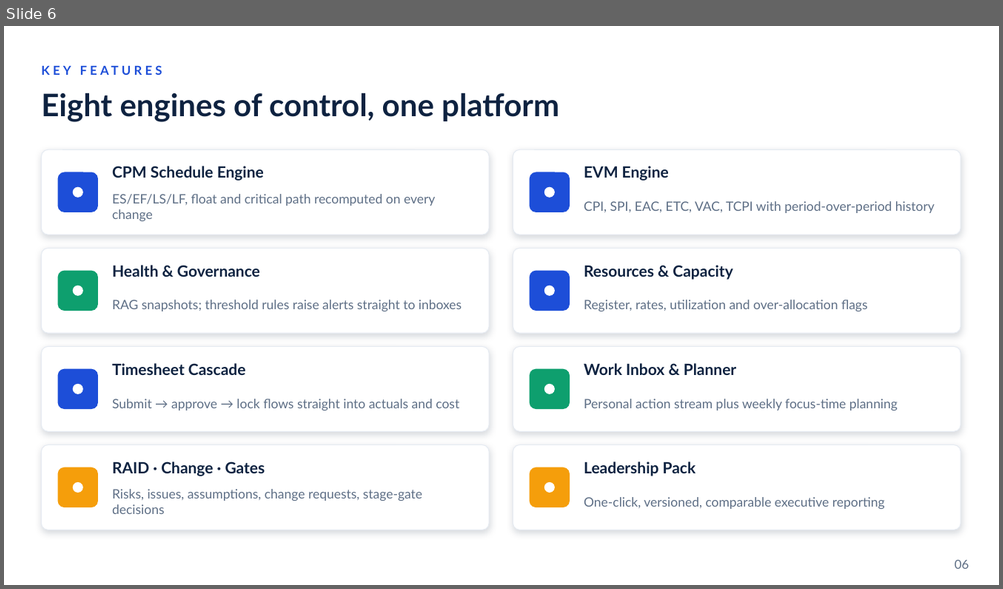
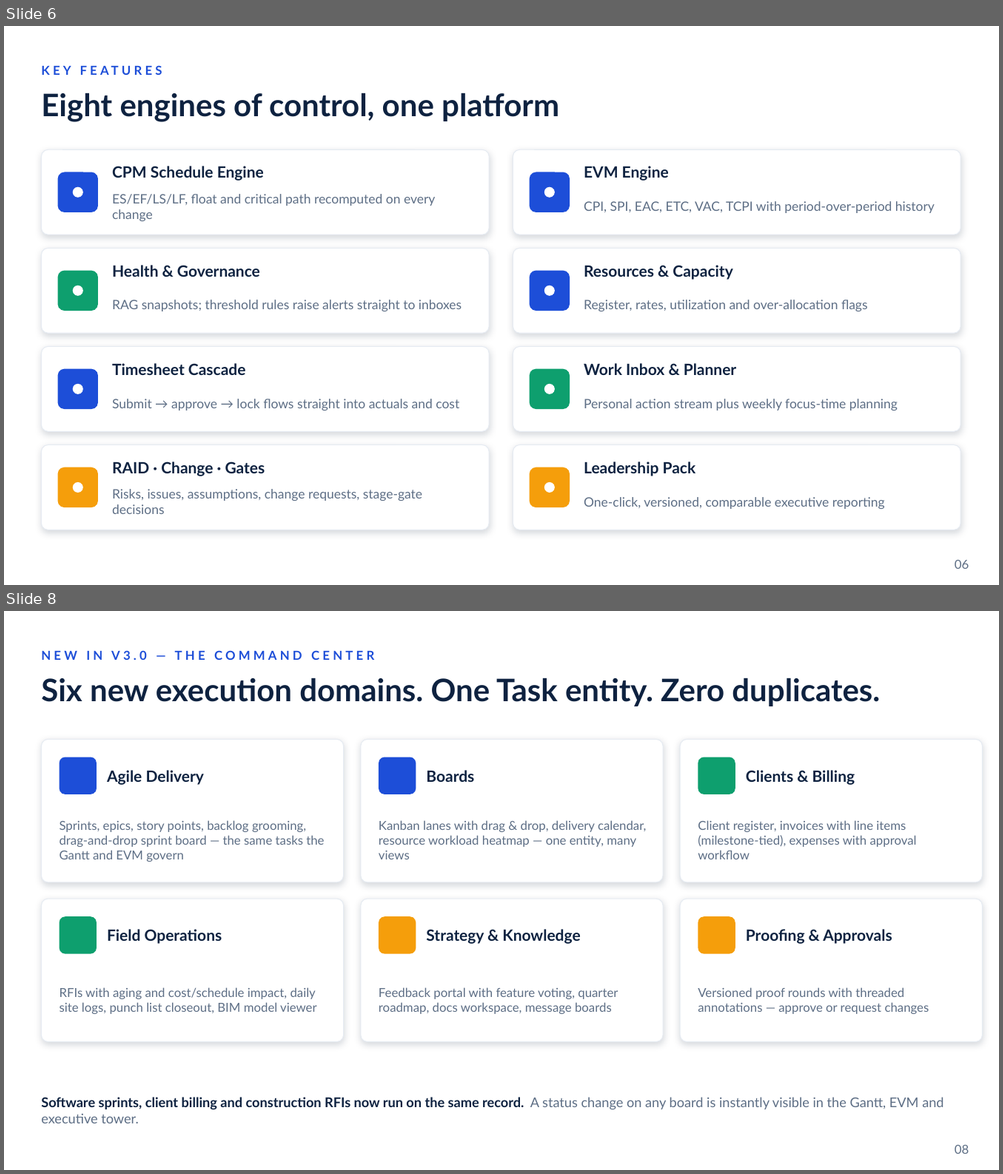
Before and after one commit to KesavSpartan/PM-Control-Tower, a slide deck: Important Documents/SALES-DECK.pptx. Shown one above the other, each under a label of ours: slide 6 before the commit, slides 6 and 8 after it; the slides between them are not shown. The pictures are 1003x589 and 1003x1174 pixels, drawn with LibreOffice and Linux fonts; fonts in the diff are those of the drawing. Boxes give left, top, right and bottom in pixels: in the first picture for what was removed or moved away, otherwise in the second. Text is boxed around its words. In the diff, an @@ line names an element or a change of style, - is before the commit and + after.

```diff
--- a/Important Documents/SALES-DECK.pptx
+++ b/Important Documents/SALES-DECK.pptx
@@ slide 8 added at [4, 611, 999, 1170], background #FFFFFF @@
@@ text added at [41, 650, 374, 660], 12 pt, text #1D4ED8, bold @@
+NEW IN V3.0 — THE COMMAND CENTER
@@ text added at [41, 678, 879, 706], 30 pt, text #0E2240, bold @@
+Six new execution domains. One Task entity. Zero duplicates.
@@ rounded rectangle added at [41, 739, 344, 883], fill #FFFFFF, outline #E6EBF2 0.75 pt @@
@@ rounded rectangle added at [361, 739, 663, 883], fill #FFFFFF, outline #E6EBF2 0.75 pt @@
@@ rounded rectangle added at [680, 739, 982, 883], fill #FFFFFF, outline #E6EBF2 0.75 pt @@
@@ rounded rectangle added at [60, 758, 96, 795], fill #1D4ED8 @@
@@ rounded rectangle added at [378, 758, 416, 795], fill #1D4ED8 @@
@@ rounded rectangle added at [698, 758, 735, 795], fill #0E9F6E @@
@@ text added at [107, 770, 204, 785], 15 pt, text #0E2240, bold @@
+Agile Delivery
@@ text added at [426, 770, 474, 782], 15 pt, text #0E2240, bold @@
+Boards
@@ text added at [745, 770, 855, 785], 15 pt, text #0E2240, bold @@
+Clients & Billing
@@ text added at [60, 820, 324, 862], 12 pt, text #5D6E85 @@
+Sprints, epics, story points, backlog grooming, drag-and-drop sprint board — the same tasks the Gantt and EVM govern
@@ text added at [378, 820, 646, 860], 12 pt, text #5D6E85 @@
+Kanban lanes with drag & drop, delivery calendar, resource workload heatmap — one entity, many views
@@ text added at [697, 820, 916, 860], 12 pt, text #5D6E85 @@
+Client register, invoices with line items (milestone-tied), expenses with approval workflow
@@ rounded rectangle added at [41, 899, 344, 1042], fill #FFFFFF, outline #E6EBF2 0.75 pt @@
@@ rounded rectangle added at [361, 899, 663, 1042], fill #FFFFFF, outline #E6EBF2 0.75 pt @@
@@ rounded rectangle added at [680, 899, 982, 1042], fill #FFFFFF, outline #E6EBF2 0.75 pt @@
@@ rounded rectangle added at [60, 917, 96, 954], fill #0E9F6E @@
@@ rounded rectangle added at [378, 917, 416, 954], fill #F59E0B @@
@@ rounded rectangle added at [698, 917, 735, 954], fill #F59E0B @@
@@ text added at [107, 929, 222, 944], 15 pt, text #0E2240, bold @@
+Field Operations
@@ text added at [426, 929, 580, 944], 15 pt, text #0E2240, bold @@
+Strategy & Knowledge
@@ text added at [745, 929, 892, 944], 15 pt, text #0E2240, bold @@
+Proofing & Approvals
@@ text added at [60, 988, 316, 1014], 12 pt, text #5D6E85 @@
+RFIs with aging and cost/schedule impact, daily site logs, punch list closeout, BIM model viewer
@@ text added at [378, 988, 617, 1014], 12 pt, text #5D6E85 @@
+Feedback portal with feature voting, quarter roadmap, docs workspace, message boards
@@ text added at [697, 988, 929, 1014], 12 pt, text #5D6E85 @@
+Versioned proof rounds with threaded annotations — approve or request changes
@@ text added at [41, 1097, 943, 1124], 13 pt, text #5D6E85 @@
+Software sprints, client billing and construction RFIs now run on the same record. A status change on any board is instantly visible in the Gantt, EVM and executive tower.
@@ text added at [954, 1145, 968, 1154], 12 pt, text #5D6E85 @@
+08
```
Also in this commit, not shown: 13 slides changed, 49 other files.
